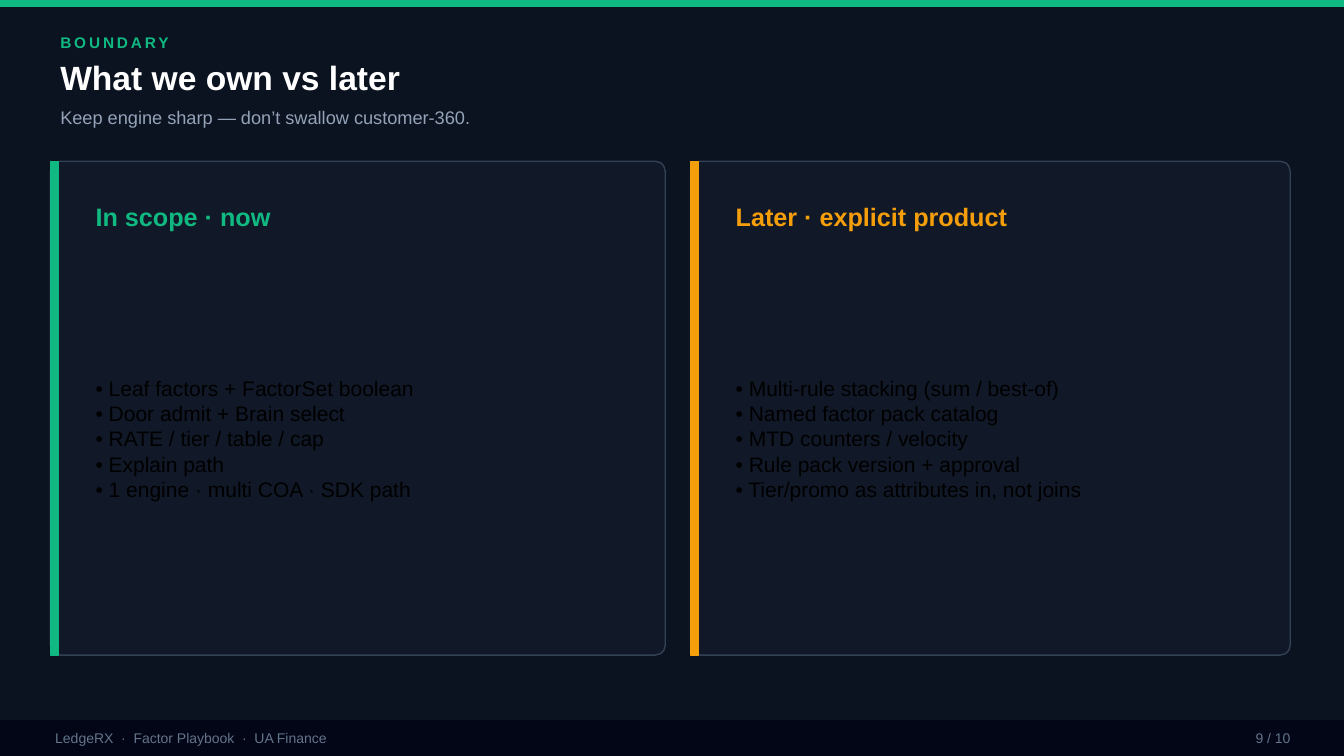
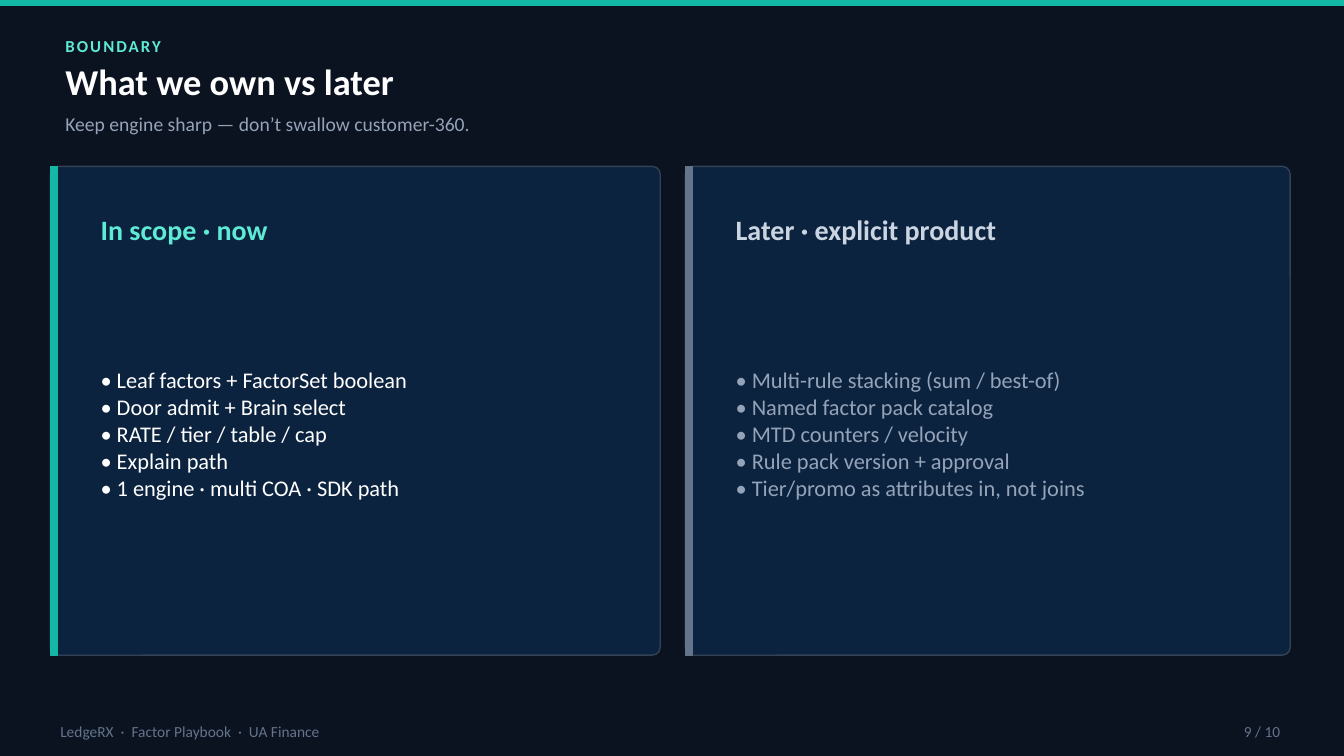
Before and after one commit to yky32/ledger-engine, a slide deck: slide 9 of docs/decks/LedgeRX-Factor-Playbook.pptx. Drawn at 1344x756 pixels with LibreOffice and Linux fonts; fonts in the diff are those of the drawing. Boxes give left, top, right and bottom in pixels: in the first picture for what was removed or moved away, otherwise in the second. Text is boxed around its words. In the diff, an @@ line names an element or a change of style, - is before the commit and + after.

Commit message:
docs(decks): Factor Playbook palette/fonts match UAF briefing (Calibri + teal system)

```diff
--- a/docs/decks/LedgeRX-Factor-Playbook.pptx
+++ b/docs/decks/LedgeRX-Factor-Playbook.pptx
@@ rectangle at (0,0,1344,6): fill #10B981 to #14B8A6; outline #10B981 1 pt to #14B8A6 1 pt @@
@@ text "BOUNDARY" at (65,41,161,52): size 11 to 12 pt, font Arial to Calibri, text colour #10B981 to #5EEAD4, letter spacing 2 to 1.5 pt @@
@@ text "What we own vs later" at (65,69,394,96): size 24 to 26 pt, font Arial to Calibri @@
@@ text "Keep engine sharp — don’t ..." at (65,117,469,135): size 13 to 14 pt, font Arial to Calibri @@
@@ rectangle at (50,166,57,655): fill #10B981 to #14B8A6; outline #10B981 1 pt to #14B8A6 1 pt @@
@@ rectangle: place and size @@
-rectangle at (50,161,58,655)
+rectangle at (50,166,57,655)
@@ rounded rectangle: place and size @@
-rounded rectangle at (50,161,665,655)
+rounded rectangle at (50,166,660,655)
@@ rounded rectangle at (50,166,660,655): fill #111827 to #0C2340; proportions changed @@
@@ rounded rectangle at (686,166,1291,655): fill #111827 to #0C2340; proportions changed @@
@@ rounded rectangle: place and size @@
-rounded rectangle at (691,161,1291,655)
+rounded rectangle at (686,166,1291,655)
@@ rectangle: place and size @@
-rectangle at (691,161,699,655)
+rectangle at (686,166,693,655)
@@ rectangle at (686,166,693,655): fill #F59E0B to #64748B; outline #F59E0B 1 pt to #64748B 1 pt @@
@@ text "In scope · now": place and size @@
-text "In scope · now" at (96,208,270,231)
+text "In scope · now" at (101,222,268,245)
@@ text "In scope · now" at (101,222,268,245): size 18 to 20 pt, font Arial to Calibri, text colour #10B981 to #5EEAD4 @@
@@ text "Later · explicit product": place and size @@
-text "Later · explicit product" at (736,207,1007,232)
+text "Later · explicit product" at (736,220,996,245)
@@ text "Later · explicit product" at (736,220,996,245): size 18 to 20 pt, font Arial to Calibri, text colour #F59E0B to #CBD5E1 @@
@@ text added at (117,372,407,500), 16 pt, text #FFFFFF @@
+• Leaf factors + FactorSet boolean
+• Door admit + Brain select
+• RATE / tier / table / cap
+• Explain path
+• 1 engine · multi COA · SDK path
@@ text added at (752,372,1085,500), 16 pt, text #94A3B8 @@
+• Multi-rule stacking (sum / best-of)
+• Named factor pack catalog
+• MTD counters / velocity
+• Rule pack version + approval
+• Tier/promo as attributes in, not joins
@@ rectangle removed at (0,721,1344,756) @@
@@ text "LedgeRX · Factor Playbook · ..." at (60,726,319,740): size 10 to 11 pt, font Arial to Calibri @@
@@ text "9 / 10": place and size @@
-text "9 / 10" at (1256,733,1291,743)
+text "9 / 10" at (1244,727,1281,737)
@@ text "9 / 10" at (1244,727,1281,737): size 10 to 11 pt, font Arial to Calibri @@
```
Also in this commit, not shown: 9 other slides changed.
